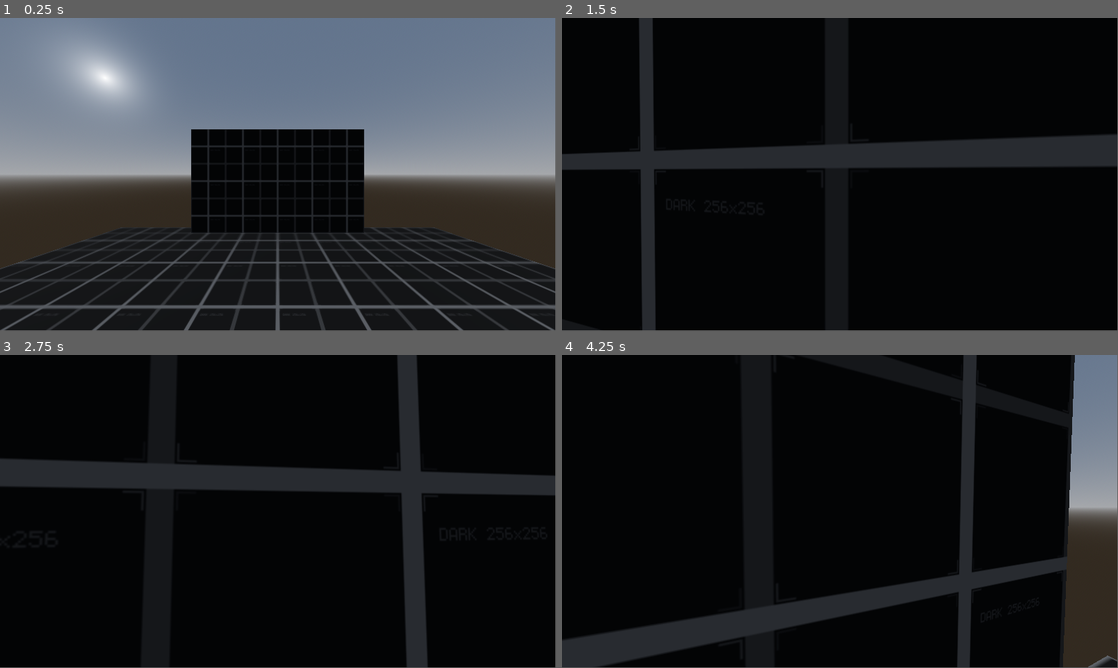
Above: before the commit, frames 1-4 (two rows, left to right).
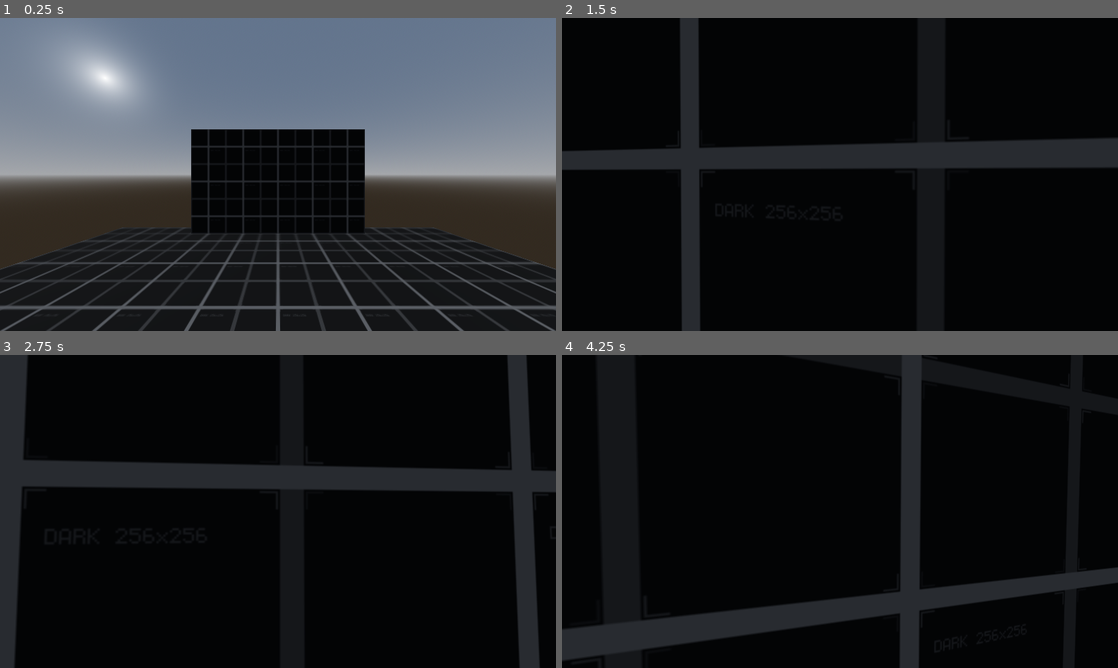
Above: after the commit, the same moments.

Repository: rbarongr/GodotFirstPersonController
Game: Godot game, scene res://Sandbox.tscn
Two runs of this game, one before a commit and one after it. Both use one fixed random seed, a clock stepped at 60 frames per second and the inputs below.
Inputs (mouse positions are in pixels of both pictures, inside the frame that each line leads up to):
- Up to frame 1 (0.25 s): no input
- Up to frame 2 (1.5 s): tap Enter at 0.5 s; move the mouse to (867, 171) at 0.52 s; hold W (move_forward) from 0.53 s (still down); tap Space (jump) at 0.77 s; move the mouse to (812, 174) at 1.27 s
- Up to frame 3 (2.75 s): keep holding W (move_forward); tap Space (jump) at 1.52, 2 s; move the mouse to (289, 505) at 2.02 s
- Up to frame 4 (4.25 s): keep holding W (move_forward); move the mouse to (834, 514) at 2.77 s; tap Space (jump) at 3.02, 3.77 s; move the mouse to (878, 514) at 3.52 s
In our replay, the window is 799x449 before the commit and 800x450 after it. These sizes can differ from the game's own. Grey fills any space a smaller window leaves; there, only what the larger window draws over its background counts as a difference.

The runs differ from the first frame. In frame 1, 1.2% of the frame differs, in the area x 0-100%, y 0-100%; in frame 2, 5.7%; in frame 3, 11%; in frame 4, 17%.

Commit message:
working on Godot 4 Beta 2
small changes in window size and Spatial node name

Diff:
--- a/Sandbox.tscn
+++ b/Sandbox.tscn
@@ -14,7 +14,7 @@
 sky = SubResource("Sky_edr0k")
 sdfgi_enabled = true
 
-[node name="Node3d" type="Node3D"]
+[node name="World" type="Node3D"]
 
 [node name="WorldEnvironment" type="WorldEnvironment" parent="."]
 environment = SubResource("Environment_k5onh")
--- a/project.godot
+++ b/project.godot
@@ -12,13 +12,13 @@
 
 config/name="Fp Controller"
 run/main_scene="res://Sandbox.tscn"
-config/features=PackedStringArray("4.0", "Vulkan Clustered")
+config/features=PackedStringArray("4.0")
 config/icon="res://icon.svg"
 
 [display]
 
-window/size/viewport_width=1920
-window/size/viewport_height=1080
+window/size/viewport_width=1280
+window/size/viewport_height=720
 
 [input]
 
